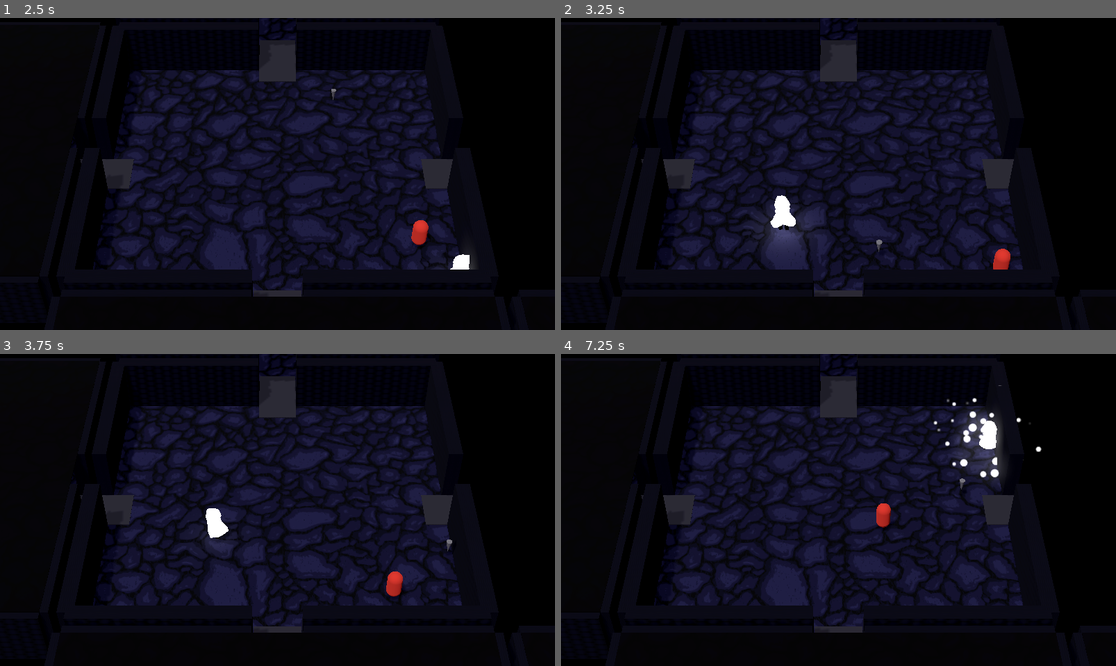
Above: before the commit, frames 1-4 (two rows, left to right).
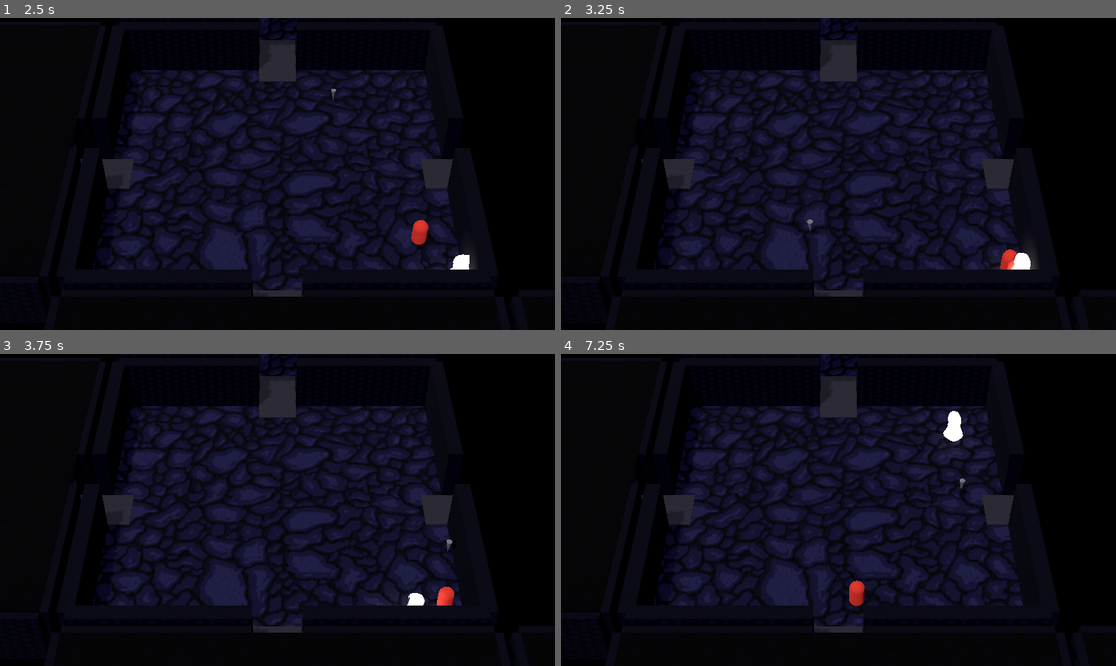
Above: after the commit, the same moments.

Repository: Faramine/rayb-game
Game: Godot game, scene res://world.tscn
Same seed, same stepped clock (60 frames per second), same inputs: the game is played once before the commit and once after it.
Inputs (mouse positions are in pixels of both pictures, inside the frame that each line leads up to):
- Up to frame 1 (2.5 s): move the mouse to (399, 158) at 0.52 s; hold D (move_right) 0.53-1.28 s; click (399, 158) at 0.67 s; move the mouse to (166, 189) at 1.27 s; hold S (move_down) 1.28-2.03 s; click (166, 189) at 1.42 s; move the mouse to (333, 105) at 2.02 s; hold D (move_right) from 2.03 s (still down); click (333, 105) at 2.17 s
- Up to frame 2 (3.25 s): move the mouse to (810, 236) at 2.77 s; release D (move_right) at 2.78 s; hold W (move_up) from 2.78 s (still down); click (810, 236) at 2.92 s
- Up to frame 3 (3.75 s): move the mouse to (444, 556) at 3.52 s; release W (move_up) at 3.53 s; hold A (move_left) from 3.53 s (still down); click (444, 556) at 3.67 s
- Up to frame 4 (7.25 s): move the mouse to (672, 463) at 4.27 s; click (672, 463) at 4.42 s; move the mouse to (866, 510) at 5.02 s; release A (move_left) at 5.03 s; hold S (move_down) 5.03-5.78 s; click (866, 510) at 5.17 s; move the mouse to (755, 432) at 5.77 s; hold D (move_right) 5.78-6.53 s; click (755, 432) at 5.92 s; move the mouse to (960, 494) at 6.52 s; hold W (move_up) from 6.53 s (still down); click (960, 494) at 6.67 s

Frame 1 is identical in both runs. In frame 2, 1.0% of the frame differs, in the area x 37-86%, y 56-81%; in frame 3, 0.7%; in frame 4, 1.9%, in the area x 51-87%, y 10-81%.

Commit message:
fix dash recovery effect

Diff:
--- a/player_controller.tscn
+++ b/player_controller.tscn
@@ -873,7 +873,7 @@
 bones/0/parent = -1
 bones/0/rest = Transform3D(1, -7.62636e-15, 2.38419e-07, -5.54262e-15, 1, 5.52347e-08, -2.38419e-07, -5.52347e-08, 1, 0, -1.55343, -7.17866e-09)
 bones/0/enabled = true
-bones/0/position = Vector3(4.88669e-23, -1.68805, -8.35519e-09)
+bones/0/position = Vector3(5.92303e-23, -1.63381, -7.88115e-09)
 bones/0/rotation = Quaternion(-2.76174e-08, 1.19209e-07, 5.20936e-16, 1)
 bones/0/scale = Vector3(1, 1, 1)
 bones/1/name = "torso"
@@ -922,35 +922,35 @@
 bones/7/parent = -1
 bones/7/rest = Transform3D(1, 0, 0, 0, 1, 0, 0, 0, 1, -1.08, -2.45, 1.47753)
 bones/7/enabled = true
-bones/7/position = Vector3(-1.25702, -2.56351, 1.37169)
+bones/7/position = Vector3(-1.32209, -2.51775, 1.37169)
 bones/7/rotation = Quaternion(0, 0, 0, 1)
 bones/7/scale = Vector3(1, 1, 1)
 bones/8/name = "cape_side_right"
 bones/8/parent = -1
 bones/8/rest = Transform3D(1, 0, 0, 0, 1, 0, 0, 0, 1, -1.78, -2.45, -0.862469)
 bones/8/enabled = true
-bones/8/position = Vector3(-1.8618, -2.55896, -0.862469)
+bones/8/position = Vector3(-1.86968, -2.50021, -0.862469)
 bones/8/rotation = Quaternion(0, 0, 0, 1)
 bones/8/scale = Vector3(1, 1, 1)
 bones/9/name = "cape_back"
 bones/9/parent = -1
 bones/9/rest = Transform3D(1, 0, 0, 0, 1, 0, 0, 0, 1, -2.38419e-09, -2.45, -2.12247)
 bones/9/enabled = true
-bones/9/position = Vector3(-0.00106612, -2.56138, -2.12247)
+bones/9/position = Vector3(-0.0289431, -2.50978, -2.12247)
 bones/9/rotation = Quaternion(0, 0, 0, 1)
 bones/9/scale = Vector3(1, 1, 1)
 bones/10/name = "cape_side_left"
 bones/10/parent = -1
 bones/10/rest = Transform3D(1, 0, 0, 0, 1, 0, 0, 0, 1, 1.78, -2.45, -0.862469)
 bones/10/enabled = true
-bones/10/position = Vector3(1.83789, -2.56245, -0.862469)
+bones/10/position = Vector3(1.8642, -2.51395, -0.862469)
 bones/10/rotation = Quaternion(0, 0, 0, 1)
 bones/10/scale = Vector3(1, 1, 1)
 bones/11/name = "cape_front_left"
 bones/11/parent = -1
 bones/11/rest = Transform3D(1, 0, 0, 0, 1, 0, 0, 0, 1, 1.08, -2.45, 1.47753)
 bones/11/enabled = true
-bones/11/position = Vector3(1.12023, -2.56258, 1.47753)
+bones/11/position = Vector3(1.03322, -2.51395, 1.47753)
 bones/11/rotation = Quaternion(0, 0, 0, 1)
 bones/11/scale = Vector3(1, 1, 1)
 
@@ -998,6 +998,7 @@
 one_shot = true
 fixed_fps = 120
 visibility_aabb = AABB(-5, -2, -5, 10, 6, 10)
+local_coords = true
 process_material = SubResource("ParticleProcessMaterial_4garc")
 draw_pass_1 = SubResource("QuadMesh_oamho")
 
--- a/scripts/player.gd
+++ b/scripts/player.gd
@@ -30,7 +30,6 @@
 		is_dashing = true
 		dash_target_pos.y = 0
 		self.dash_target_pos = dash_target_pos
-		dash_cooldown.start()
 
 func process_dash(delta):
 	dash_time += delta
@@ -49,6 +48,7 @@
 		velocity = dash_direction * dash_speed;
 
 func end_dash_juice():
+	dash_cooldown.start()
 	$OmniLight3D.light_energy = 0
 	var tween = create_tween()
 	tween.set_ease(tween.EASE_OUT)
